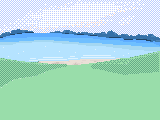
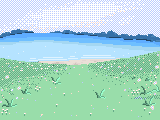
Revision of a layered 160 × 120 image; what changed, layer by layer:
painted on "Layer #1" over [0, 54, 160, 117]
